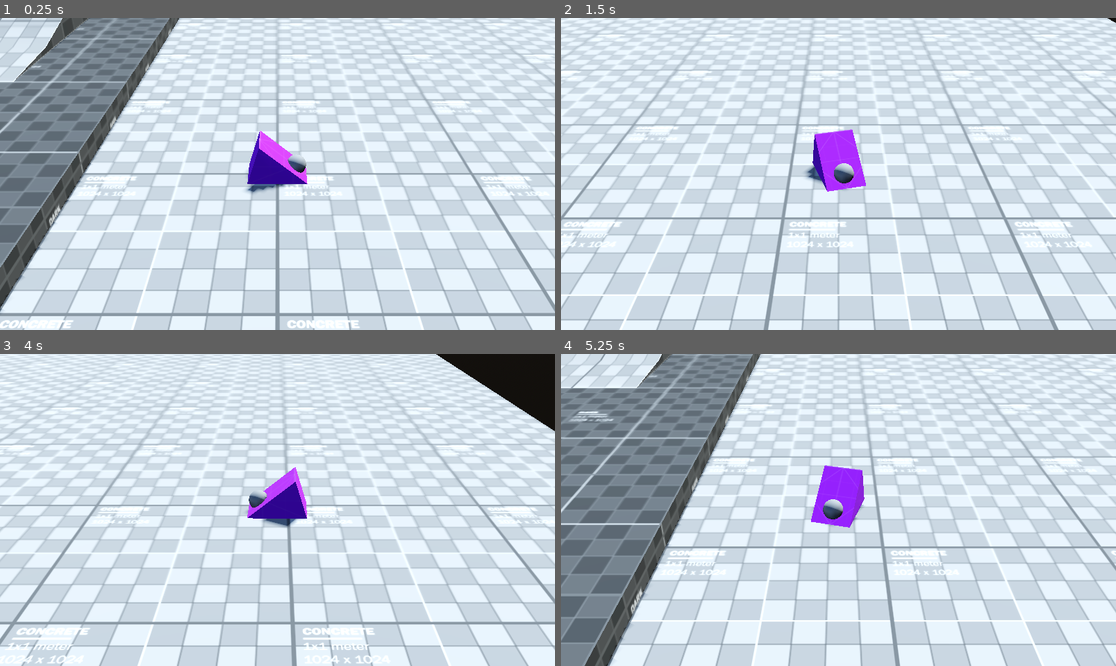
Above: before the commit, frames 1-4 (two rows, left to right).
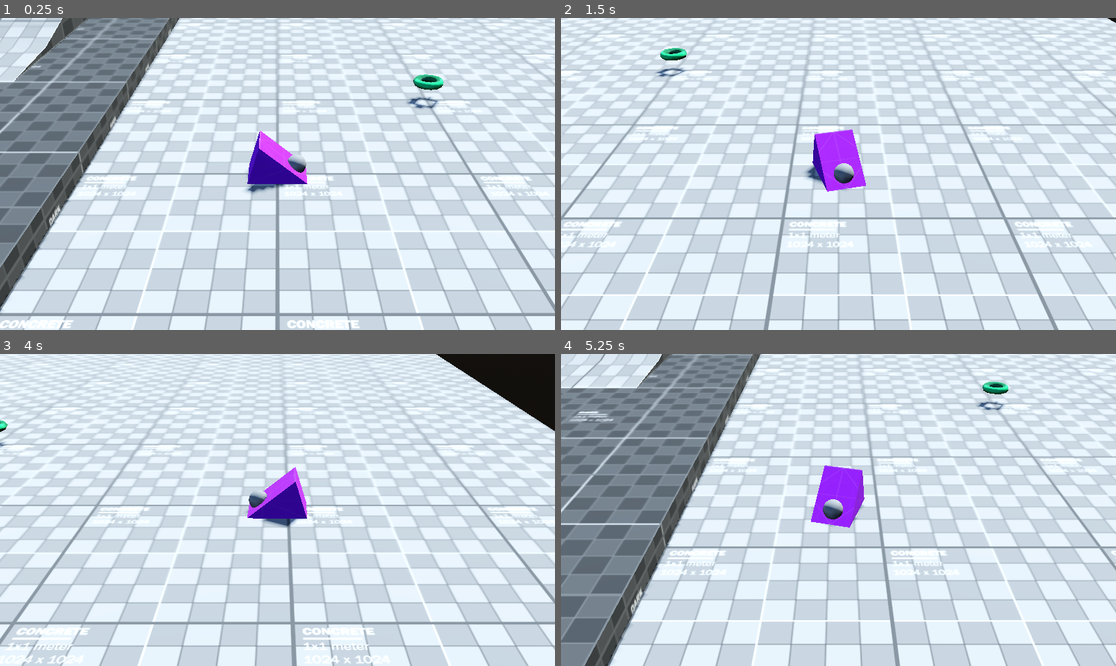
Above: after the commit, the same moments.

Repository: lithopsiouu/you-rat
Game: Godot game, scene res://Scenes/test/main test room.tscn
Two runs of this game, one before a commit and one after it. Both use one fixed random seed, a clock stepped at 60 frames per second and the inputs below.
Inputs (mouse positions are in pixels of both pictures, inside the frame that each line leads up to):
- Up to frame 1 (0.25 s): no input
- Up to frame 2 (1.5 s): move the mouse to (960, 158) at 0.52 s; hold D (move_right) 0.53-1.28 s; click (960, 158) at 0.6 s; move the mouse to (727, 189) at 1.27 s; hold S (move_backward) from 1.28 s (still down); click (727, 189) at 1.35 s
- Up to frame 3 (4 s): move the mouse to (333, 441) at 2.02 s; release S (move_backward) at 2.03 s; hold D (move_right) 2.03-2.78 s; tap Down (rotate_cam_down) at 2.1 s; click (333, 441) at 2.3 s; move the mouse to (249, 572) at 2.77 s; hold W (move_forward) 2.78-3.53 s; tap Left (rotate_cam_left) at 2.85 s; click (249, 572) at 3.05 s; move the mouse to (444, 556) at 3.52 s; hold A (move_left) from 3.53 s (still down); tap Right (rotate_cam_right) at 3.6 s; click (444, 556) at 3.8 s
- Up to frame 4 (5.25 s): move the mouse to (672, 463) at 4.27 s; tap Up (rotate_cam_up) at 4.35 s; click (672, 463) at 4.55 s; move the mouse to (866, 510) at 5.02 s; release A (move_left) at 5.03 s; hold S (move_backward) from 5.03 s (still down); click (866, 510) at 5.1 s

The runs differ from the first frame. In frame 1, 0.4% of the frame differs, in the area x 73-80%, y 18-30%; in frame 2, 0.2%; in frame 3, less than 0.1%; in frame 4, 0.2%.

Commit message:
add interactable and interactor classes
- interactable has many flags and settings
- interactable and interactors are scalable (probably)

Diff:
--- /dev/null
+++ b/Assets/Materials/interaction.tres
@@ -0,0 +1,6 @@
+[gd_resource type="StandardMaterial3D" load_steps=2 format=3 uid="uid://brx2jluqhii8i"]
+
+[ext_resource type="Texture2D" uid="uid://bl04g5h8gv121" path="res://Assets/Materials/Textures/Dev/kenney_prototypeTextures/PNG/Green/texture_13.png" id="1_mrntv"]
+
+[resource]
+albedo_texture = ExtResource("1_mrntv")
--- a/Scenes/test/main test room.tscn
+++ b/Scenes/test/main test room.tscn
@@ -7,6 +7,9 @@
 [ext_resource type="Script" uid="uid://disy7vfpou6kx" path="res://Scripts/Interaction/player_input.gd" id="3_xornj"]
 [ext_resource type="Script" uid="uid://csbl7nb0exx56" path="res://Scripts/Interaction/movement.gd" id="5_yymxo"]
 [ext_resource type="PackedScene" uid="uid://cyg20dvv5m0qi" path="res://Assets/Entities/gimbal_camera.tscn" id="7_of0ke"]
+[ext_resource type="Script" uid="uid://cotfsu52ght42" path="res://Scripts/Interaction/interactor.gd" id="8_njocx"]
+[ext_resource type="Material" uid="uid://brx2jluqhii8i" path="res://Assets/Materials/interaction.tres" id="9_t768u"]
+[ext_resource type="Script" uid="uid://ddxbnuhq2je6l" path="res://Scripts/Interaction/interactable.gd" id="10_chm6s"]
 
 [sub_resource type="ProceduralSkyMaterial" id="ProceduralSkyMaterial_xornj"]
 sky_top_color = Color(0.356145, 0.480319, 0.684518, 1)
@@ -32,6 +35,21 @@
 [sub_resource type="SphereMesh" id="SphereMesh_x54xf"]
 radius = 0.05
 height = 0.1
+
+[sub_resource type="CylinderShape3D" id="CylinderShape3D_6pr0x"]
+height = 0.25
+radius = 0.4
+
+[sub_resource type="TorusMesh" id="TorusMesh_qqxum"]
+material = ExtResource("9_t768u")
+inner_radius = 0.05
+outer_radius = 0.1
+rings = 12
+ring_segments = 6
+
+[sub_resource type="CylinderShape3D" id="CylinderShape3D_sckfr"]
+height = 0.25
+radius = 0.25
 
 [node name="Node3D" type="Node3D"]
 
@@ -115,3 +133,23 @@
 player_input = NodePath("../Components/PlayerInput")
 rotation_speed_y = 0.02
 rotation_speed_x = 0.028
+
+[node name="Interactor" type="Area3D" parent="Player" node_paths=PackedStringArray("player_input")]
+script = ExtResource("8_njocx")
+player_input = NodePath("../Components/PlayerInput")
+metadata/_custom_type_script = "uid://cotfsu52ght42"
+
+[node name="CollisionShape3D" type="CollisionShape3D" parent="Player/Interactor"]
+transform = Transform3D(1, 0, 0, 0, 1, 0, 0, 0, 1, 0.1, 0.125, 0)
+shape = SubResource("CylinderShape3D_6pr0x")
+
+[node name="MeshInstance3D" type="MeshInstance3D" parent="."]
+transform = Transform3D(1, 0, 0, 0, 1, 0, 0, 0, 1, 1, 0.125, -1)
+mesh = SubResource("TorusMesh_qqxum")
+
+[node name="Interactable" type="Area3D" parent="MeshInstance3D"]
+script = ExtResource("10_chm6s")
+metadata/_custom_type_script = "uid://ddxbnuhq2je6l"
+
+[node name="CollisionShape3D" type="CollisionShape3D" parent="MeshInstance3D/Interactable"]
+shape = SubResource("CylinderShape3D_sckfr")
--- a/Scripts/Interaction/interactable.gd
+++ b/Scripts/Interaction/interactable.gd
@@ -1,4 +1,116 @@
 class_name Interactable extends Area3D
 
+## An [Interactable] that has an [param activated] state.
+## Can be activated with an [Interactor].
+
+@export var activation_state: bool = false ## State of the [Interactable].
+var activated: bool ## State of the [Interactable].
+var can_interact: bool = true ## Whether or not the [Interactable] can [method Interactable.activate].
+
+@export_category("Settings")
+
+@export_group("Flags")
+@export var one_time: bool = false ## If the [Interactable] is a toggle.
+@export var self_trigger: bool = false ## Triggers the [Interactable] after [param cooldown_time].[br]Does [b]NOT[/b] work if [param cooldown_time] is less than or equal to [code]0[/code].
+@export var reset_on_cooldown: bool = false ## Toggles [param activated] on cooldown end.[br]Does [b]NOT[/b] work if [param cooldown_time] is less than or equal to [code]0[/code].
+
+@export_group("Time")
+@export var interact_time: float = 0.0 ## Length of time to hold the interaction.
+@export var cooldown_time: float = 0.0 ## Time before interaction can be activated again.
+
+@export_group("Requirements")
+@export var required_state: bool = true ## State of [param required_interactions] necessary to activate
+@export var required_interactions: Array[Interactable] = [] ## Required [Interactable] nodes to activate
+
+var interact_timer: Timer
+var cooldown_timer: Timer
+
+## Initialize collisions, initialize timers, connect signals
 func _ready() -> void:
-	pass
+	collision_layer = 9
+	collision_mask = 10
+	activated = activation_state
+
+	if interact_time > 0.0:
+		interact_timer = Timer.new()
+		interact_timer.wait_time = interact_time
+		interact_timer.one_shot = true
+		add_child(interact_timer)
+		interact_timer.timeout.connect(_on_interact_timer_timeout)
+
+	if cooldown_time > 0.0:
+		cooldown_timer = Timer.new()
+		cooldown_timer.wait_time = cooldown_time
+		cooldown_timer.one_shot = true
+		add_child(cooldown_timer)
+		cooldown_timer.timeout.connect(_on_cooldown_timer_timeout)
+
+	area_entered.connect(_on_area_entered)
+	area_exited.connect(_on_area_exited)
+
+
+func _on_area_entered(area: Area3D) -> void:
+	#print(area, "entered")
+	if area is Interactor:
+		area.interact.connect(_interact)
+
+func _on_area_exited(area: Area3D) -> void:
+	#print(area, "exited")
+	if area is Interactor:
+		area.interact.disconnect(_interact)
+
+
+func _on_interact_timer_timeout() -> void:
+	_activate(true)
+
+func _on_cooldown_timer_timeout() -> void:
+	can_interact = true
+
+	if self_trigger:
+		if one_time or cooldown_time <= 0.0:
+			return
+		_activate(true)
+	elif reset_on_cooldown:
+		_activate(activation_state, false)
+
+## Sets value of [param activated].
+func _activate(state: bool, cooldown: bool = true) -> void:
+	if one_time:
+		print(self, " state: ", state, " | last state: ", activated)
+		activated = state
+		can_interact = false
+		cooldown = false
+	else:
+		print(self, " state: ", !activated, " | last state: ", activated)
+		activated = !activated
+
+	if cooldown_time > 0.0 and cooldown:
+		cooldown_timer.start()
+		can_interact = false
+
+
+## Performs checks before [method Interactable._activate].
+func _interact(value: bool) -> void:
+	if can_interact == true:
+		if _check_requirements():
+			if interact_time > 0.0:
+				if value:
+					interact_timer.start()
+				else:
+					interact_timer.stop()
+			elif value:
+				_activate(!activated)
+
+## Checks if [param required_interactions] matches [param required_state]. returns [code]true[/code] or [code]false[/code].
+func _check_requirements() -> bool:
+	var passed = false
+
+	if required_interactions.size() > 0:
+		passed = true
+		for interaction in required_interactions:
+			if interaction.activated != required_state:
+				passed = false
+	else:
+		passed = true
+
+	return passed
--- /dev/null
+++ b/Scripts/Interaction/interactor.gd
@@ -0,0 +1,22 @@
+class_name Interactor extends Area3D
+
+@export var player_input: PlayerInput
+var interacting = false
+signal interact
+
+## Initialize collisions
+func _ready() -> void:
+	collision_layer = 10
+	collision_mask = 9
+
+	if player_input == null:
+		printerr(self, "no PlayerInput connected!")
+		process_mode = Node.PROCESS_MODE_DISABLED
+
+	player_input.interaction_down.connect(set_interacting)
+	player_input.interaction_released.connect(set_interacting)
+
+func set_interacting(state: bool) -> void:
+	#print(state)
+	interacting = state
+	interact.emit(interacting)
--- a/Scripts/Interaction/player_input.gd
+++ b/Scripts/Interaction/player_input.gd
@@ -3,6 +3,8 @@
 var move_dir: Vector2 = Vector2.ZERO
 var look_dir: Vector2 = Vector2.ZERO
 var rotate_cam: Vector2 = Vector2.ZERO
+signal interaction_down
+signal interaction_released
 @export_category("Settings")
 @export var move_relative_to_camera: bool = true
 @export var invert_cam_x: bool = true
@@ -12,9 +14,10 @@
 func _ready() -> void:
 	_cam = get_viewport().get_camera_3d()
 
+
 func _input(event: InputEvent) -> void:
 	move_dir = Input.get_vector("move_left", "move_right", "move_forward", "move_backward")
-	print(move_dir)
+	#print(move_dir)
 
 	if move_relative_to_camera:
 		move_dir = _rotate_vector(move_dir)
@@ -24,6 +27,13 @@
 		rotate_cam.x = -rotate_cam.x
 	if invert_cam_y:
 		rotate_cam.y = -rotate_cam.y
+
+	if Input.is_action_just_pressed("interact"):
+		interaction_down.emit(true)
+	elif Input.is_action_just_released("interact"):
+		interaction_released.emit(false)
+
+
 func _rotate_vector(vector: Vector2) -> Vector2:
 	var rotated_vec: Vector2 = Vector2.ZERO
 	if _cam:
--- a/project.godot
+++ b/project.godot
@@ -40,6 +40,7 @@
 interact={
 "deadzone": 0.2,
 "events": [Object(InputEventMouseButton,"resource_local_to_scene":false,"resource_name":"","device":-1,"window_id":0,"a …(258 unchanged characters)…
+, Object(InputEventKey,"resource_local_to_scene":false,"resource_name":"","device":-1,"window_id":0,"alt_pressed":false,"shift_pressed":false,"ctrl_pressed":false,"meta_pressed":false,"pressed":false,"keycode":0,"physical_keycode":32,"key_label":0,"unicode":32,"location":0,"echo":false,"script":null)
 ]
 }
 rotate_cam_right={
Not shown: 1 places in Scenes/test/main test room.tscn that only renumber resources
Not shown, added: Scripts/Interaction/interactor.gd.uid
Not shown, changed: todo.txt
